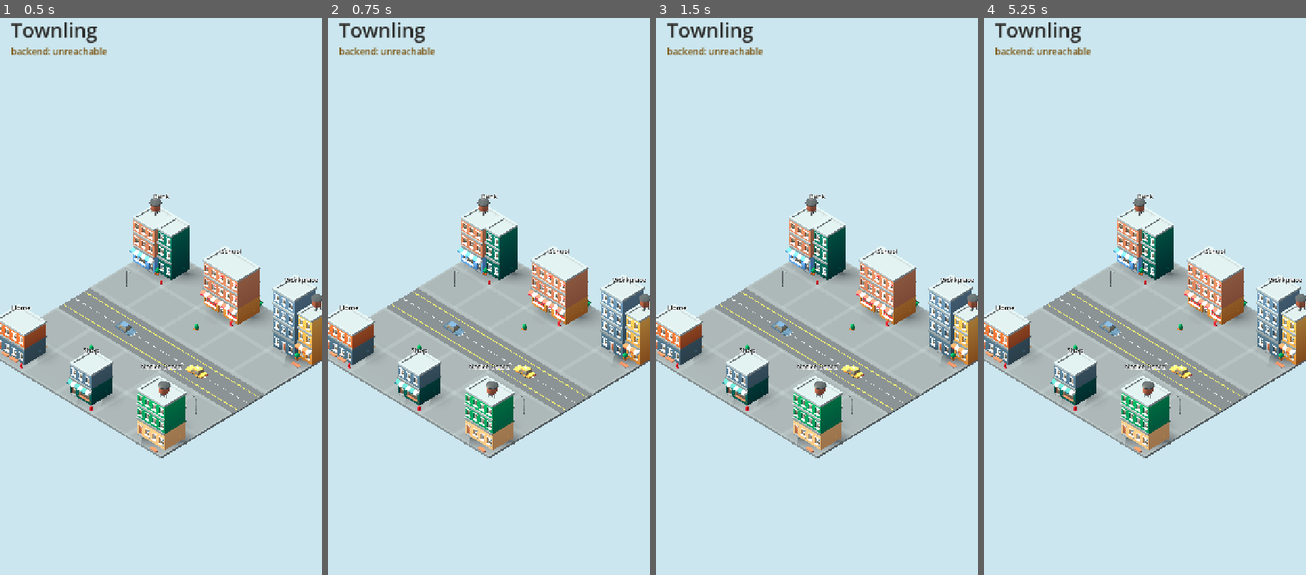
Above: before the commit, frames 1-4 (left to right).
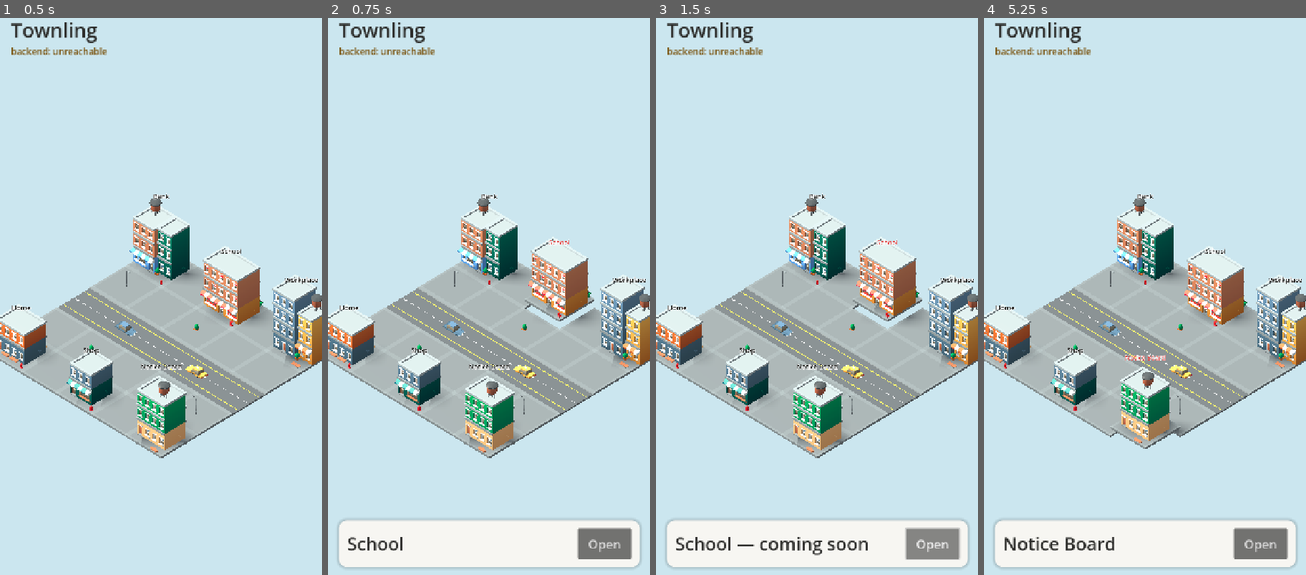
Above: after the commit, the same moments.

Repository: ayeshaverdan/townling
Game: Godot game, scene res://scenes/diorama.tscn
The game is run twice, just before and just after one commit, with the same random seed, the same clock (stepped at 60 frames per second) and the same inputs.
Inputs (mouse positions are in pixels of both pictures, inside the frame that each line leads up to):
- Up to frame 1 (0.5 s): no input
- Up to frame 2 (0.75 s): tap Enter at 0.5 s; move the mouse to (559, 263) at 0.52 s; click (559, 263) at 0.67 s
- Up to frame 3 (1.5 s): click (932, 541) at 1.25 s, where only the run after the commit has a clickable "Open"
- Up to frame 4 (5.25 s): click (1260, 541) at 2 s, where only the run after the commit has a clickable "Open"; click (1260, 541) at 2.75 s, where only the run after the commit has a clickable "Open"; tap Space at 3.5, 5 s; move the mouse to (1080, 318) at 3.52 s; click (1080, 318) at 3.67 s; tap Enter at 4.25 s; move the mouse to (1177, 168) at 4.27 s; click (1177, 168) at 4.42 s; move the mouse to (1128, 407) at 5.02 s; click (1128, 407) at 5.17 s

Frame 1 is identical in both runs. In frame 2, 9.4% of the frame differs, in the area x 2-98%, y 39-99%; in frame 3, 9.4%; in frame 4, 9.8%, in the area x 2-98%, y 60-99%.

Commit message:
Add tap-to-select building interaction
Tapping/clicking a landmark ray-picks it (analytic ray/AABB against each
building's footprint — no physics bodies needed), pops it up with a little
bounce, highlights its label, and slides up a bottom name panel with an
"Open" placeholder (the future building screen, design doc §5/§13). Tapping
empty space deselects. Works with mouse and touch.

Moves the health-check HTTPRequest nodes into code; builds the selection
panel in code. --shot preview forces a selected state to verify the UI.

Co-Authored-By: Claude Opus 4.8 <noreply@anthropic.com>

Diff:
--- a/game/scenes/diorama.tscn
+++ b/game/scenes/diorama.tscn
@@ -25,10 +25,6 @@
 
 [node name="World" type="Node3D" parent="."]
 
-[node name="ConfigRequest" type="HTTPRequest" parent="."]
-
-[node name="HealthRequest" type="HTTPRequest" parent="."]
-
 [node name="UI" type="CanvasLayer" parent="."]
 
 [node name="Banner" type="VBoxContainer" parent="UI"]
--- a/game/scripts/diorama.gd
+++ b/game/scripts/diorama.gd
@@ -2,9 +2,10 @@
 ## Townling town diorama (design doc §5, §18 visual-direction update).
 ##
 ## Low-poly 3D on a fixed orthographic (isometric) camera. The six Band-B
-## landmark buildings (spec §5 / design doc §5) are placed on a 2x2-unit grid
-## from KayKit City Builder tiles, each recoloured toward the Townling palette
-## and captioned with a floating label. Soft lighting for a storybook feel.
+## landmark buildings (spec §5 / design doc §5) sit on a 2x2-unit grid of
+## KayKit City Builder tiles, each captioned with a floating label. Tapping a
+## building selects it (a gentle pop) and slides up a name panel — the first
+## step of the one-tap-deep hub navigation.
 ##
 ## The backend health check from the bootstrap is retained as a UI overlay.
 
@@ -12,9 +13,6 @@
 const TILE := 2.0  # world units per grid cell
 
 ## The six launch landmarks. Each: display name, building mesh, grid cell.
-## Buildings keep their original KayKit colours (varied walls, white roofs,
-## shopfronts); identity comes from the floating label. Distinct silhouettes
-## /signage per landmark are a later pass.
 const LANDMARKS := [
 	{"name": "Bank", "mesh": "building_G", "cell": Vector2i(0, 0)},
 	{"name": "School", "mesh": "building_E", "cell": Vector2i(2, 0)},
@@ -23,7 +21,7 @@
 	{"name": "Shop", "mesh": "building_A", "cell": Vector2i(2, 4)},
 	{"name": "Notice Board", "mesh": "building_D", "cell": Vector2i(4, 4)},
 ]
-## Mesh heights (world units) for label placement, from the glTF bounds.
+## Mesh heights (world units) for label placement + pick boxes, from glTF bounds.
 const HEIGHTS := {
 	"building_A": 1.65, "building_B": 1.65, "building_D": 2.97,
 	"building_E": 2.35, "building_G": 2.98, "building_H": 3.05,
@@ -31,33 +29,53 @@
 const COLS := 5
 const ROWS := 5
 const ROAD_ROW := 2
+const HOVER_LIFT := 0.45  # how far a selected building pops up
 
 const DEFAULT_API_BASE := "http://localhost:8000"
 var _api_base := DEFAULT_API_BASE
+
+## Per-landmark runtime state: {name, node, box (world AABB), label}.
+var _picks: Array = []
+var _selected := -1
 
 @onready var camera: Camera3D = $Camera
 @onready var sun: DirectionalLight3D = $Sun
 @onready var world: Node3D = $World
 @onready var backend_status: Label = $UI/Banner/BackendStatus
-@onready var config_request: HTTPRequest = $ConfigRequest
-@onready var health_request: HTTPRequest = $HealthRequest
+
+var _panel: PanelContainer
+var _panel_name: Label
+var _config_request: HTTPRequest
+var _health_request: HTTPRequest
 
 
 func _ready() -> void:
 	_setup_light()
 	_build_town()
 	_setup_camera()
+	_setup_ui()
 
 	if "--shot" in OS.get_cmdline_args():
 		_capture_and_quit()
 		return
 
-	config_request.request_completed.connect(_on_config_completed)
-	health_request.request_completed.connect(_on_health_completed)
+	_config_request = HTTPRequest.new()
+	_health_request = HTTPRequest.new()
+	add_child(_config_request)
+	add_child(_health_request)
+	_config_request.request_completed.connect(_on_config_completed)
+	_health_request.request_completed.connect(_on_health_completed)
 	_load_config()
 
 
 func _capture_and_quit() -> void:
+	# Exercise the selected state so the preview shows the pop + name panel.
+	if _picks.size() > 0:
+		_selected = 0
+		_picks[0]["node"].position.y = HOVER_LIFT
+		_picks[0]["label"].modulate = Color("e24b4a")
+		_panel_name.text = _picks[0]["name"]
+		_panel.visible = true
 	for _i in range(6):
 		await get_tree().process_frame
 	var image := get_viewport().get_texture().get_image()
@@ -68,7 +86,6 @@
 # --- Scene construction ----------------------------------------------------
 
 func _setup_light() -> void:
-	# Soft, warm key light with a well-lit ambient fill so shadows stay gentle.
 	sun.rotation = Vector3(deg_to_rad(-50.0), deg_to_rad(-55.0), 0.0)
 	sun.light_energy = 0.6
 	sun.light_color = Color(1.0, 0.97, 0.9)
@@ -81,7 +98,6 @@
 	for lm in LANDMARKS:
 		landmark_cells[lm["cell"]] = lm
 
-	# Ground + street first.
 	for row in ROWS:
 		for col in COLS:
 			var cell := Vector2i(col, row)
@@ -92,14 +108,20 @@
 			else:
 				_place("%sbase.gltf" % CITY, col, row)
 
-	# Landmarks: original colours + floating label.
 	for lm in LANDMARKS:
 		var cell: Vector2i = lm["cell"]
 		var inst := _place("%s%s.gltf" % [CITY, lm["mesh"]], cell.x, cell.y)
-		if inst:
-			_add_label(inst, lm["name"], HEIGHTS.get(lm["mesh"], 3.0))
-
-	# A little life on the street and lots.
+		if inst == null:
+			continue
+		var height: float = HEIGHTS.get(lm["mesh"], 3.0)
+		var label := _add_label(inst, lm["name"], height)
+		# World-space pick box: 2x2 footprint centred on the cell, mesh-tall.
+		var box := AABB(
+			Vector3(cell.x * TILE - 1.0, 0.0, cell.y * TILE - 1.0),
+			Vector3(2.0, height, 2.0)
+		)
+		_picks.append({"name": lm["name"], "node": inst, "box": box, "label": label})
+
 	_place("%scar_sedan.gltf" % CITY, 1, ROAD_ROW, 90.0)
 	_place("%scar_taxi.gltf" % CITY, 3, ROAD_ROW, -90.0)
 	_place("%sbush.gltf" % CITY, 2, 1)
@@ -109,7 +131,6 @@
 	_place("%sstreetlight.gltf" % CITY, 4, 3)
 
 
-## Instance a tile at grid (col, row), optionally rotated about Y (degrees).
 func _place(path: String, col: int, row: int, rot_deg: float = 0.0) -> Node3D:
 	var packed: Resource = load(path)
 	if packed == null:
@@ -122,8 +143,7 @@
 	return inst
 
 
-## Float a billboarded name label just above a placed building's roof.
-func _add_label(building: Node3D, text: String, height: float) -> void:
+func _add_label(building: Node3D, text: String, height: float) -> Label3D:
 	var label := Label3D.new()
 	label.text = text
 	label.billboard = BaseMaterial3D.BILLBOARD_ENABLED
@@ -134,6 +154,7 @@
 	label.outline_modulate = Color(1, 1, 1, 0.95)
 	label.position = Vector3(0.0, height + 0.6, 0.0)
 	building.add_child(label)
+	return label
 
 
 func _setup_camera() -> void:
@@ -145,6 +166,141 @@
 	camera.look_at(target, Vector3.UP)
 
 
+# --- Interaction -----------------------------------------------------------
+
+func _unhandled_input(event: InputEvent) -> void:
+	var pos := Vector2.INF
+	if event is InputEventMouseButton and event.pressed and event.button_index == MOUSE_BUTTON_LEFT:
+		pos = event.position
+	elif event is InputEventScreenTouch and event.pressed:
+		pos = event.position
+	if pos == Vector2.INF:
+		return
+	_pick_at(pos)
+
+
+func _pick_at(screen_pos: Vector2) -> void:
+	var origin := camera.project_ray_origin(screen_pos)
+	var dir := camera.project_ray_normal(screen_pos)
+	var best := -1
+	var best_dist := INF
+	for i in _picks.size():
+		var t := _ray_aabb(origin, dir, _picks[i]["box"])
+		if t >= 0.0 and t < best_dist:
+			best_dist = t
+			best = i
+	if best == -1:
+		_deselect()
+	else:
+		_select(best)
+
+
+## Ray/AABB entry distance via the slab method; -1 if no hit.
+func _ray_aabb(ro: Vector3, rd: Vector3, box: AABB) -> float:
+	var tmin := -INF
+	var tmax := INF
+	for i in 3:
+		if absf(rd[i]) < 1e-8:
+			if ro[i] < box.position[i] or ro[i] > box.position[i] + box.size[i]:
+				return -1.0
+		else:
+			var inv := 1.0 / rd[i]
+			var t1 := (box.position[i] - ro[i]) * inv
+			var t2 := (box.position[i] + box.size[i] - ro[i]) * inv
+			if t1 > t2:
+				var tmp := t1
+				t1 = t2
+				t2 = tmp
+			tmin = maxf(tmin, t1)
+			tmax = minf(tmax, t2)
+			if tmin > tmax:
+				return -1.0
+	if tmax < 0.0:
+		return -1.0
+	return tmin if tmin >= 0.0 else tmax
+
+
+func _select(index: int) -> void:
+	if index == _selected:
+		return
+	_deselect()
+	_selected = index
+	var pick = _picks[index]
+	_hop(pick["node"], HOVER_LIFT)
+	pick["label"].modulate = Color("e24b4a")
+	_panel_name.text = pick["name"]
+	_panel.visible = true
+
+
+func _deselect() -> void:
+	if _selected == -1:
+		return
+	var pick = _picks[_selected]
+	_hop(pick["node"], 0.0)
+	pick["label"].modulate = Color("2c2c2a")
+	_selected = -1
+	_panel.visible = false
+
+
+## Tween a building's height with a little bounce.
+func _hop(node: Node3D, to_y: float) -> void:
+	var tween := create_tween()
+	tween.tween_property(node, "position:y", to_y, 0.18) \
+		.set_trans(Tween.TRANS_BACK).set_ease(Tween.EASE_OUT)
+
+
+func _on_open_pressed() -> void:
+	if _selected == -1:
+		return
+	# Placeholder for the building screen (one tap deep, design doc §5/§13).
+	_panel_name.text = "%s — coming soon" % _picks[_selected]["name"]
+
+
+# --- UI --------------------------------------------------------------------
+
+func _setup_ui() -> void:
+	var ui: CanvasLayer = $UI
+
+	_panel = PanelContainer.new()
+	_panel.anchor_left = 0.0
+	_panel.anchor_right = 1.0
+	_panel.anchor_top = 1.0
+	_panel.anchor_bottom = 1.0
+	_panel.offset_left = 24.0
+	_panel.offset_right = -24.0
+	_panel.offset_top = -132.0
+	_panel.offset_bottom = -28.0
+	_panel.visible = false
+
+	var style := StyleBoxFlat.new()
+	style.bg_color = Color("f7f6f2")
+	style.set_corner_radius_all(18)
+	style.set_content_margin_all(18)
+	style.shadow_color = Color(0, 0, 0, 0.18)
+	style.shadow_size = 8
+	_panel.add_theme_stylebox_override("panel", style)
+	ui.add_child(_panel)
+
+	var row := HBoxContainer.new()
+	row.add_theme_constant_override("separation", 16)
+	_panel.add_child(row)
+
+	_panel_name = Label.new()
+	_panel_name.text = ""
+	_panel_name.size_flags_horizontal = Control.SIZE_EXPAND_FILL
+	_panel_name.vertical_alignment = VERTICAL_ALIGNMENT_CENTER
+	_panel_name.add_theme_color_override("font_color", Color("2c2c2a"))
+	_panel_name.add_theme_font_size_override("font_size", 40)
+	row.add_child(_panel_name)
+
+	var open := Button.new()
+	open.text = "Open"
+	open.custom_minimum_size = Vector2(120, 64)
+	open.add_theme_font_size_override("font_size", 28)
+	open.pressed.connect(_on_open_pressed)
+	row.add_child(open)
+
+
 # --- Backend health overlay (retained from bootstrap) ----------------------
 
 func _load_config() -> void:
@@ -153,7 +309,7 @@
 		_check_backend()
 		return
 	backend_status.text = "backend: loading config…"
-	var err := config_request.request("%s/config.json" % origin)
+	var err := _config_request.request("%s/config.json" % origin)
 	if err != OK:
 		push_warning("config.json request failed (err %d); using default" % err)
 		_check_backend()
@@ -179,7 +335,7 @@
 
 func _check_backend() -> void:
 	backend_status.text = "backend: checking…"
-	var err := health_request.request("%s/api/health/" % _api_base)
+	var err := _health_request.request("%s/api/health/" % _api_base)
 	if err != OK:
 		backend_status.text = "backend: request failed (err %d)" % err
 
